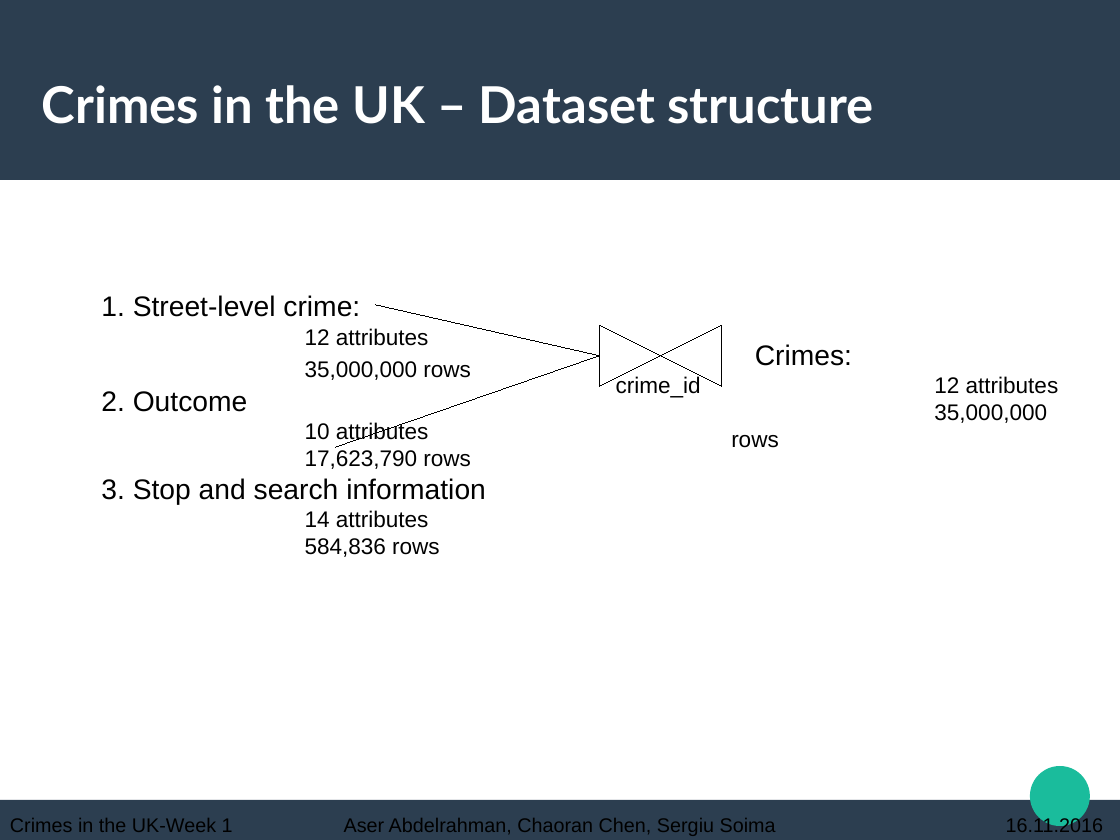
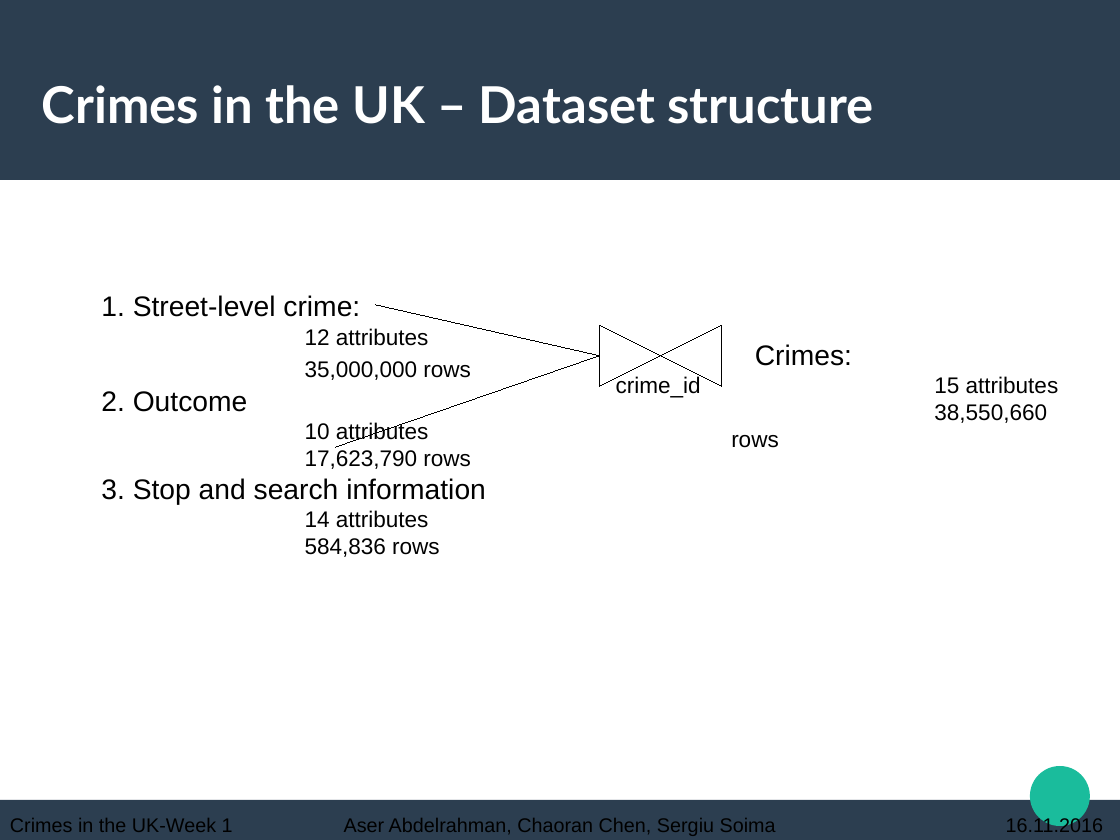
Before and after one commit to chaoran-chen/data-mining-lab-ws1617-crimes-in-uk, a slide deck: slide 2 of wiki/week-01/week-01-presentation.odp. Drawn at 1120x840 pixels with LibreOffice and Linux fonts; fonts in the diff are those of the drawing. Boxes give left, top, right and bottom in pixels: in the first picture for what was removed or moved away, otherwise in the second. Text is boxed around its words. In the diff, an @@ line names an element or a change of style, - is before the commit and + after.

```diff
--- a/wiki/week-01/week-01-presentation.odp
+++ b/wiki/week-01/week-01-presentation.odp
@@ text at (x1=731, y1=376, x2=1059, y2=448): text changed @@
-12 attributes
-35,000,000 rows
+15 attributes
+38,550,660 rows
```
Also in this commit, not shown: 5 other slides changed, 2 slides added.
